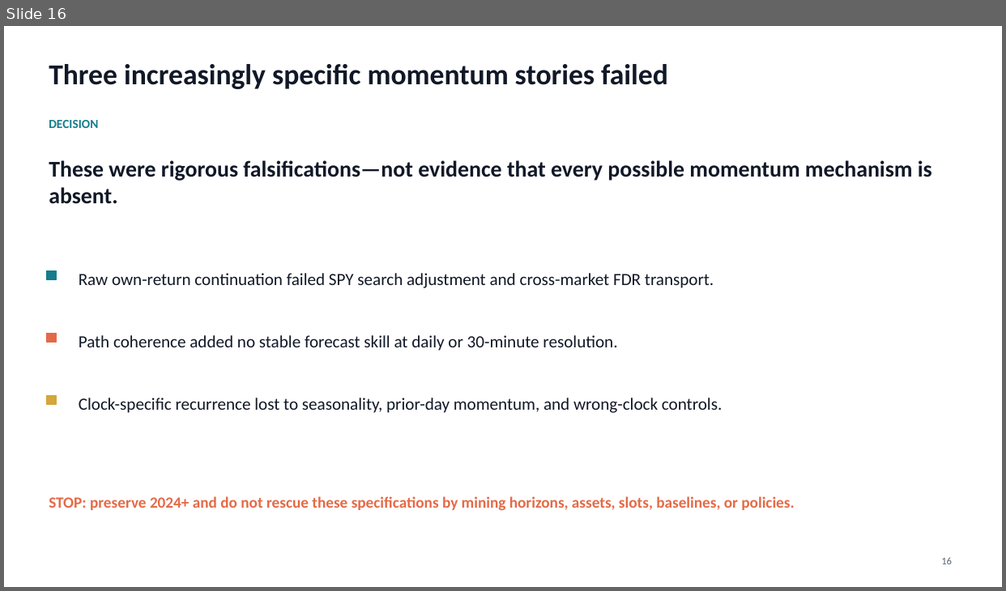
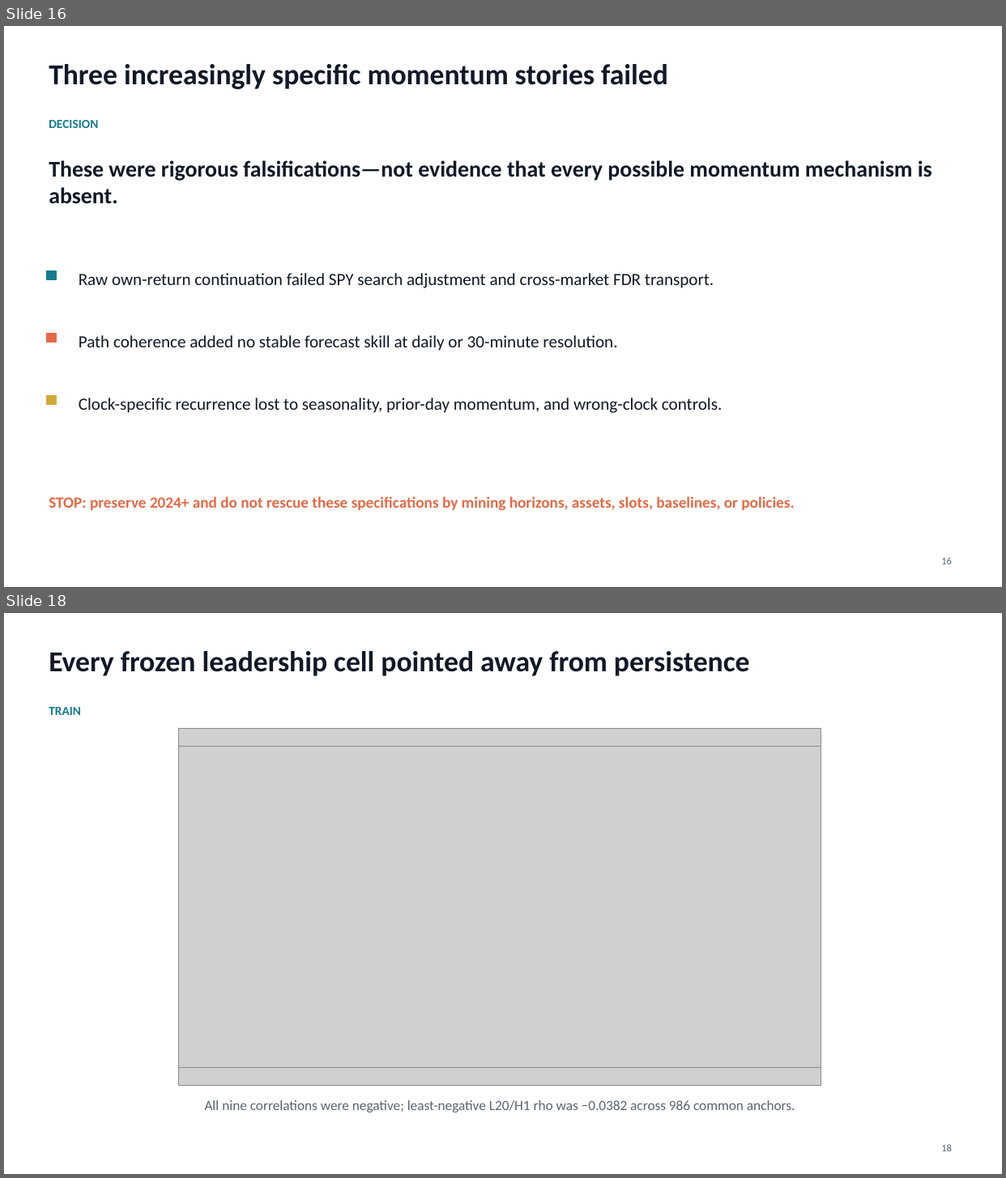
Before and after one commit to Francisc0Franc0/Time-Series-Modeling-Gen5, a slide deck: literature_studies/presentations/gen5_momentum_predictor_evidence_series.pptx. Shown one above the other, each under a label of ours: slide 16 before the commit, slides 16 and 18 after it; the slides between them are not shown. The pictures are 1006x591 and 1006x1178 pixels, drawn with LibreOffice and Linux fonts; fonts in the diff are those of the drawing; grey boxes stand for pictures. Boxes give left, top, right and bottom in pixels: in the first picture for what was removed or moved away, otherwise in the second. Text is boxed around its words. In the diff, an @@ line names an element or a change of style, - is before the commit and + after.

```diff
--- a/literature_studies/presentations/gen5_momentum_predictor_evidence_series.pptx
+++ b/literature_studies/presentations/gen5_momentum_predictor_evidence_series.pptx
@@ slide 18 added at [4,613,1002,1174], background #FFFFFF @@
@@ text added at [49,651,750,676], 27.8 pt, text #111827, bold @@
+Every frozen leadership cell pointed away from persistence
@@ text added at [49,707,81,715], 12 pt, text #167D8D, bold @@
+TRAIN
@@ picture added at [178,728,821,1085] @@
@@ picture added at [178,747,821,1067] @@
@@ text added at [205,1101,795,1113], 13.5 pt, text #5A6470 @@
+All nine correlations were negative; least-negative L20/H1 rho was −0.0382 across 986 common anchors.
@@ text added at [941,1144,952,1152], 9.8 pt, text #5A6470 @@
+18
```
Also in this commit, not shown: 2 slides changed, 34 other slides added, 3 other files.
